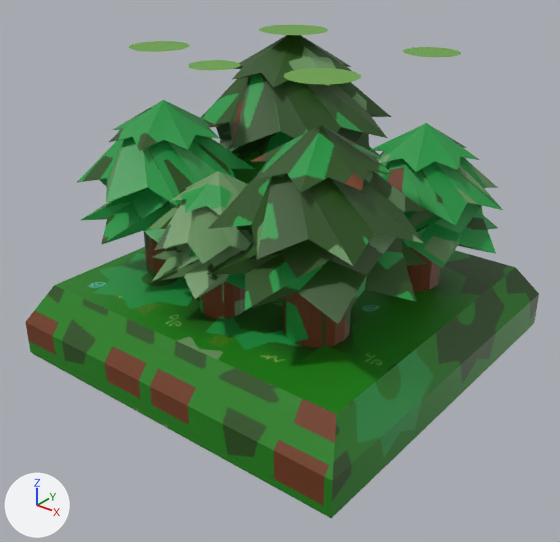
One commit to the glTF model game/assets/trees_srq.glb: the scene before it, then after it.
One viewpoint serves both versions: a camera (50 mm lens) standing at (1.145, -1.475, 0.919) and looking at (0.009, -0.055, 0.039). The axes (+X, +Y, +Z) are drawn at lower left. The lights are the same throughout. Where no turn or scale is listed for an object, it has been applied to the vertices. Vertices at the same position are counted once.
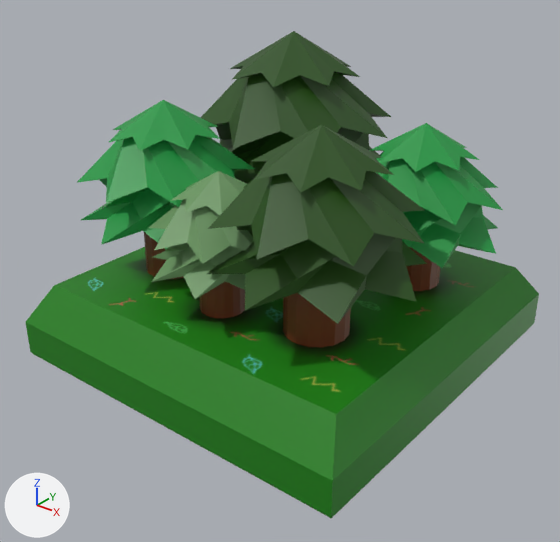
Where the change shows, as pixel boxes [x1, y1, x2, y2] in the pictures (560 x 542 px):
```json
{"object": "Cylinder.002", "change": "deleted", "before": [129, 25, 462, 85], "on screen": "green"}
{"part": 1, "of": "me_cylinder_001", "change": "surface changed", "before": [26, 35, 539, 518], "after": [26, 31, 539, 518]}
```

Scene script edits in JSON lines:
```json
{"block": "me_cylinder_001", "where": "me_cylinder_001.from_pydata(...)  # 702 vertices, 1401 faces; spans x -0.521..0.5, y -0.5..0.554, z -0.2..0.586"}
{"block": "me_cylinder_001", "where": "# used by ob_cylinder; location = (0.0, 0.0, 0.0)"}
{"block": "me_cylinder_001", "change": "me_cylinder_001 part 1: texture (UV) coordinates of 1401 of 1401 faces, centred in x -0.498..0.498, y -0.5..0.5, z -0.2..0.519, changed; they spanned u 0.0..1.0, v 0.0..1.0 and now span u 0.01..0.99, v 0.01..0.99"}
{"op": "remove", "block": "ob_cylinder_002", "code": ["ob_cylinder_002 = bpy.data.objects.new('Cylinder.002', me_cylinder_003)", "ob_cylinder_002.location = (-0.009, -0.02, 1.005)"]}
```
